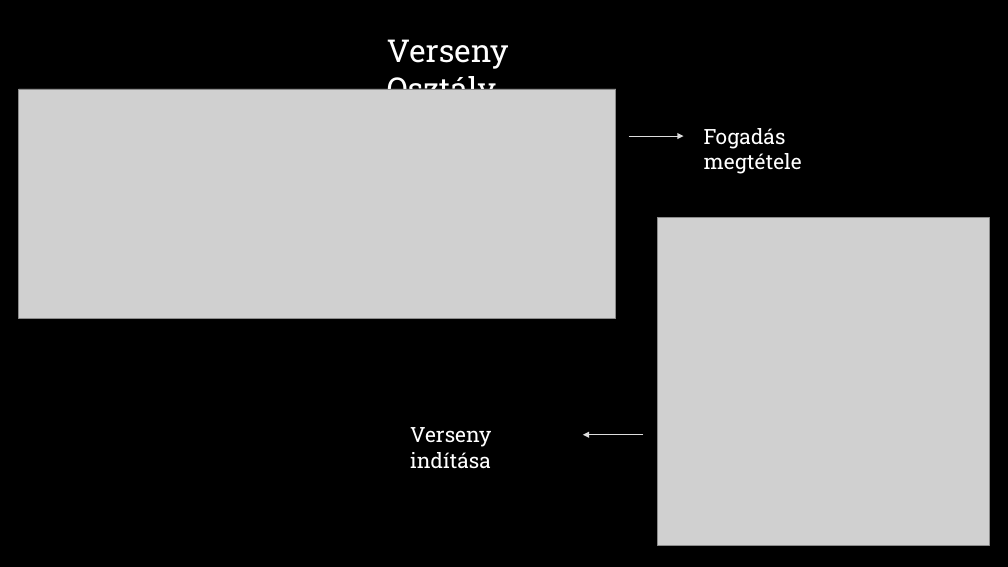
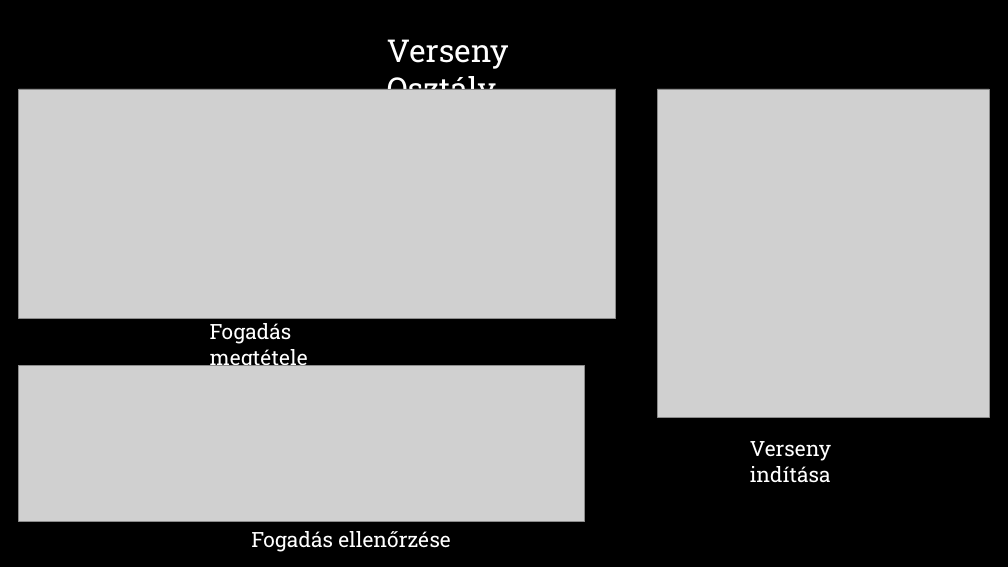
Before and after one commit to GBalint20/CsigaVerseny, a slide deck: slide 6 of CsigaVersenyPPT2.pptx. Drawn at 1008x567 pixels with LibreOffice and Linux fonts; fonts in the diff are those of the drawing; grey boxes stand for pictures; background and template pictures are left out. Boxes give left, top, right and bottom in pixels: in the first picture for what was removed or moved away, otherwise in the second. Text is boxed around its words. In the diff, an @@ line names an element or a change of style, - is before the commit and + after.

```diff
--- a/CsigaVersenyPPT2.pptx
+++ b/CsigaVersenyPPT2.pptx
@@ picture: place and size @@
-picture at [658,217,990,545]
+picture at [658,89,990,417]
@@ arrow removed from (628, 136) to (684, 136) @@
@@ text "Fogadás megtétele": place and size @@
-text "Fogadás megtétele" at [704,128,802,174]
+text "Fogadás megtétele" at [210,323,308,371]
@@ picture added at [19,366,585,522] @@
@@ arrow removed from (644, 435) to (583, 435) @@
@@ text "Verseny indítása": place and size @@
-text "Verseny indítása" at [410,427,491,469]
+text "Verseny indítása" at [750,441,831,483]
@@ text added at [251,531,451,552], 20 pt, text #FFFFFF @@
+Fogadás ellenőrzése
```
Also in this commit, not shown: 1 slide added, 1 slide removed, 4 other files.
